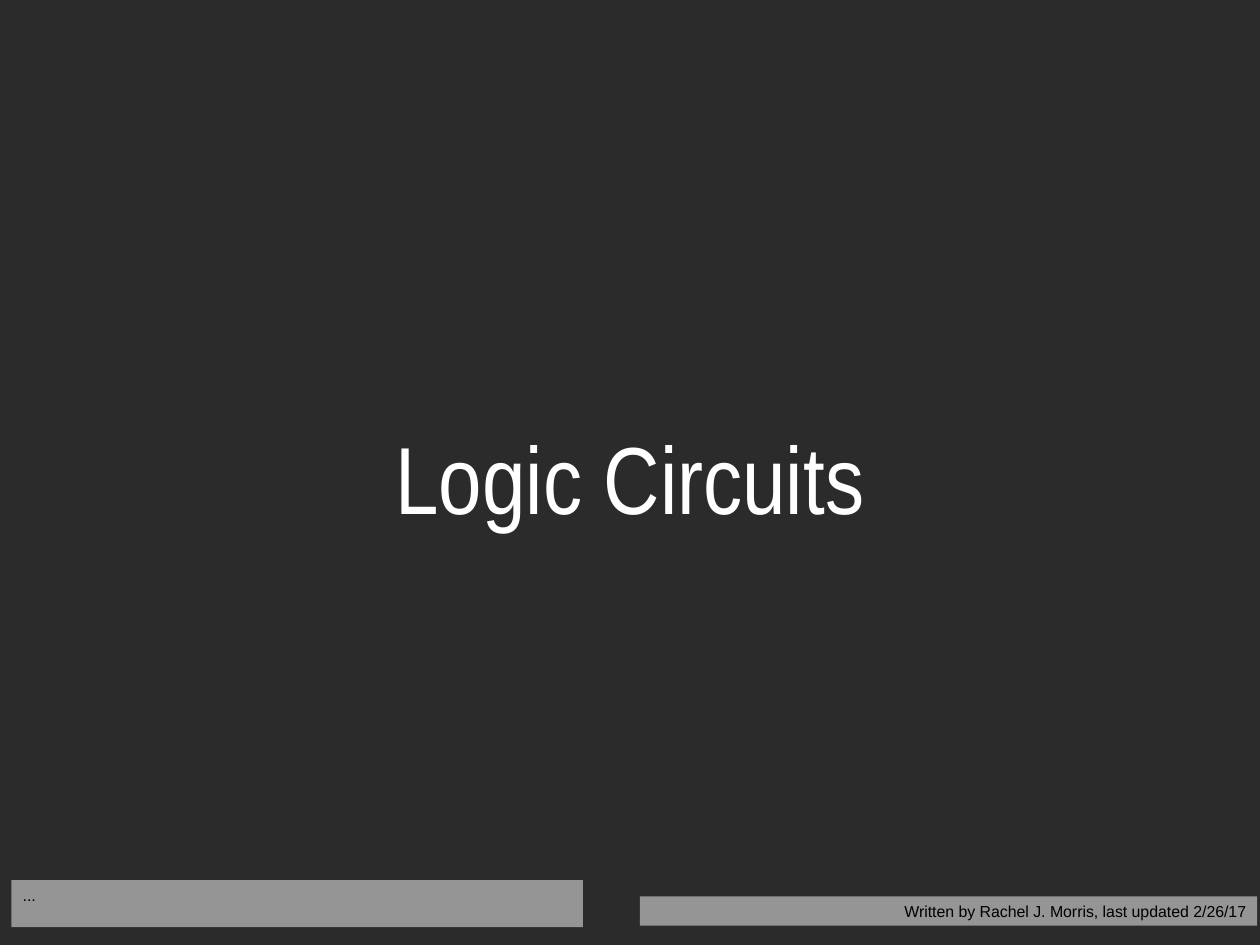
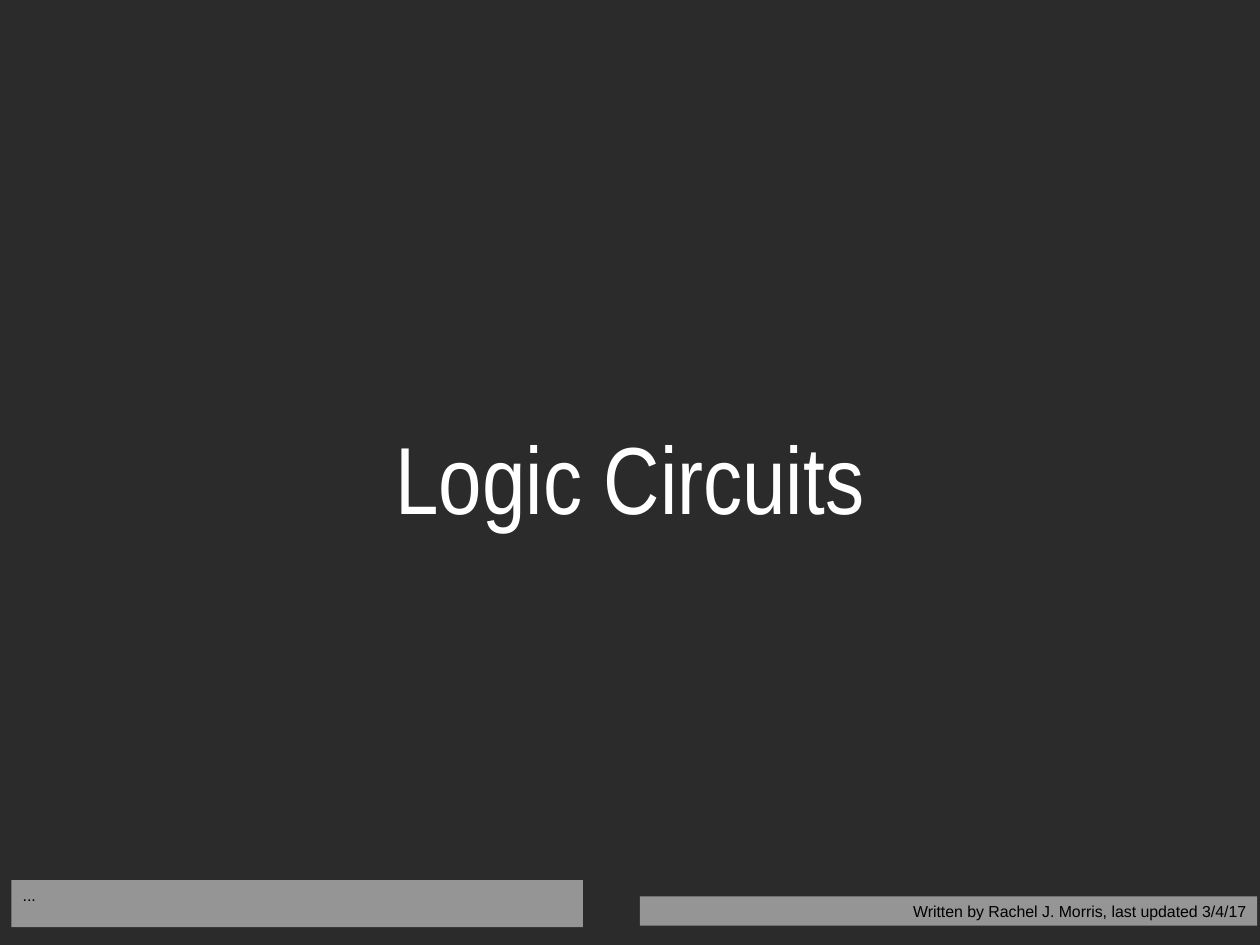
Before and after one commit to nguyenchithien/CS210-Discrete-Structures, a slide deck: slide 1 of Lectures/Lecture Slides 3.5.odp. Drawn at 1260x945 pixels with LibreOffice and Linux fonts; fonts in the diff are those of the drawing; background and template pictures are left out; a plain dark background stands for a picture behind light text. Boxes give left, top, right and bottom in pixels: in the first picture for what was removed or moved away, otherwise in the second. Text is boxed around its words. In the diff, an @@ line names an element or a change of style, - is before the commit and + after.

```diff
--- a/Lectures/Lecture Slides 3.5.odp
+++ b/Lectures/Lecture Slides 3.5.odp
@@ text in rectangle at <box>913,905,1246,921</box>: text changed @@
-Written by Rachel J. Morris, last updated 2/26/17
+Written by Rachel J. Morris, last updated 3/4/17
```
Also in this commit, not shown: 8 other slides changed, 3 slides added, 6 other files.
